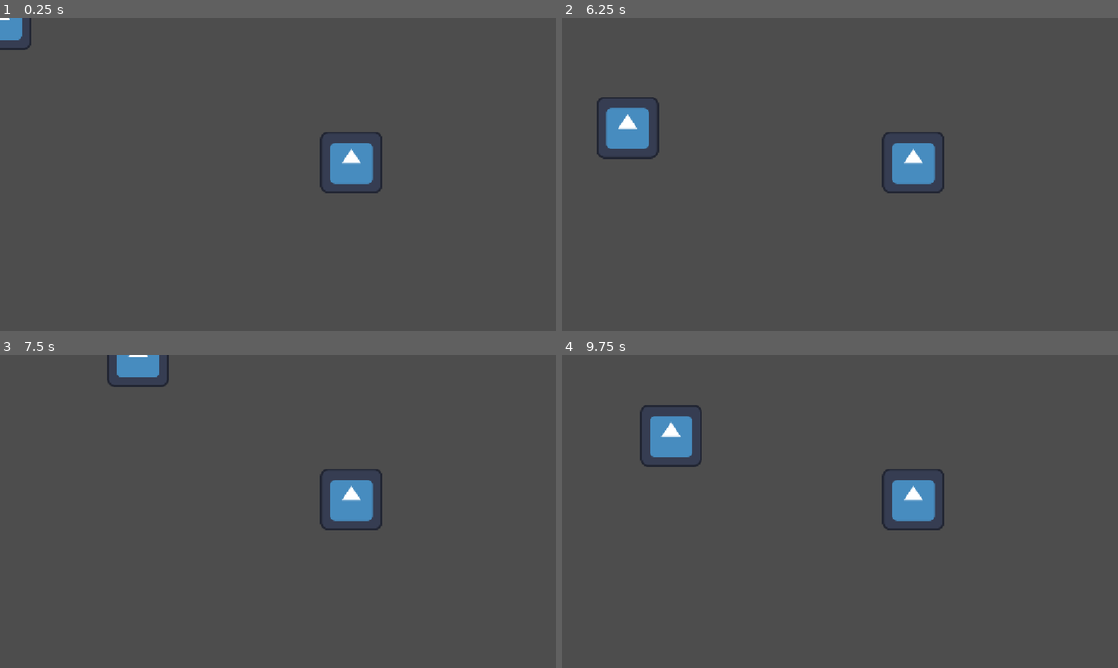
Above: before the commit, frames 1-4 (two rows, left to right).
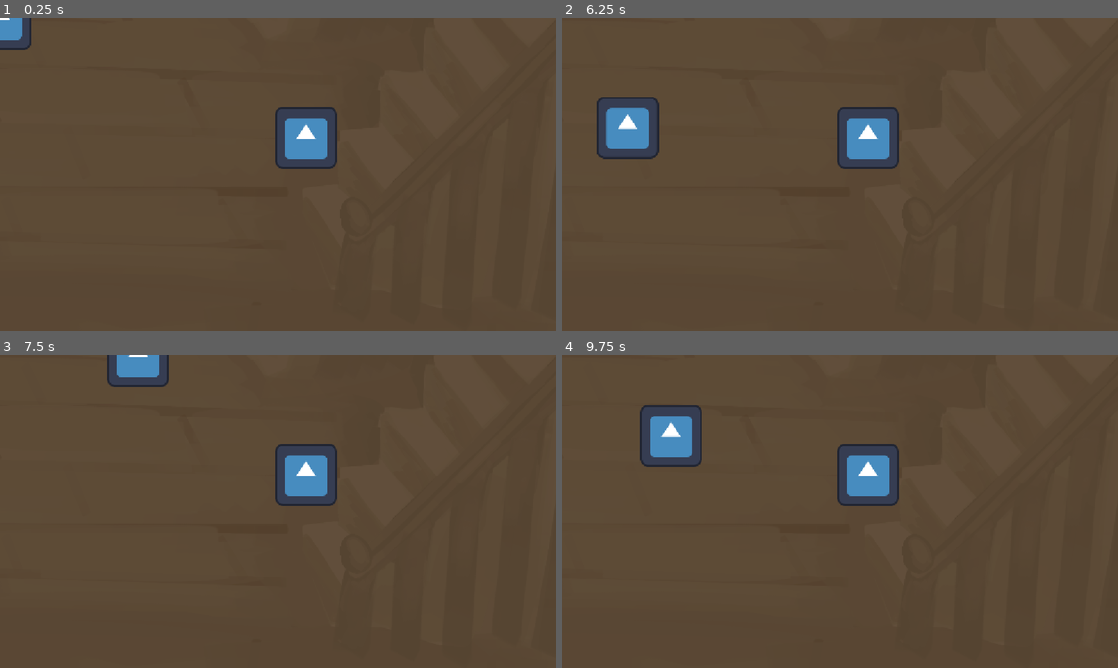
Above: after the commit, the same moments.

Repository: Lochi-dot-JPEG/crux
Game: Godot game, scene res://locations/ship/ship.tscn
Same seed, same stepped clock (60 frames per second), same inputs: the game is played once before the commit and once after it. This scene is started directly instead of the project's main scene. The engine's default icon, where the game draws it, is replaced by a stand-in: a white triangle on a blue panel in a dark square.
Inputs (mouse positions are in pixels of both pictures, inside the frame that each line leads up to):
- Up to frame 1 (0.25 s): no input
- Up to frame 2 (6.25 s): tap Enter at 0.5 s; move the mouse to (962, 158) at 0.52 s; hold D (right) 0.53-1.28 s; tap E (interact) at 0.6, 2.85, 5.1 s; click (962, 158) at 0.67 s; move the mouse to (728, 190) at 1.27 s; hold Down (down) 1.28-2.03 s; tap Alt at 1.35, 3.6, 5.85 s; move the mouse to (895, 105) at 2.02 s; hold D (right) 2.03-2.78 s; tap Shift at 2.1, 4.35 s; move the mouse to (812, 237) at 2.77 s; hold W (up) 2.78-3.53 s; click (812, 237) at 2.92 s; move the mouse to (1006, 221) at 3.52 s; hold A (left) 3.53-5.03 s; move the mouse to (673, 127) at 4.27 s; move the mouse to (867, 174) at 5.02 s; hold Down (down) 5.03-5.78 s; click (867, 174) at 5.17 s; move the mouse to (756, 96) at 5.77 s; hold D (right) from 5.78 s (still down)
- Up to frame 3 (7.5 s): move the mouse to (400, 495) at 6.52 s; release D (right) at 6.53 s; hold W (up) 6.53-7.28 s; tap Shift at 6.6 s; move the mouse to (166, 527) at 7.27 s; hold D (right) from 7.28 s (still down); tap E (interact) at 7.35 s; click (166, 527) at 7.42 s
- Up to frame 4 (9.75 s): move the mouse to (895, 442) at 8.02 s; release D (right) at 8.03 s; hold Down (down) 8.03-8.78 s; tap Alt at 8.1 s; move the mouse to (812, 574) at 8.77 s; hold A (left) 8.78-9.53 s; tap Shift at 8.85 s; move the mouse to (1006, 558) at 9.52 s; hold W (up) from 9.53 s (still down); tap E (interact) at 9.6 s; click (1006, 558) at 9.67 s

The runs differ from the first frame. In frame 1, 48% of the frame differs, in the area x 0-100%, y 0-100%; in frame 2, 48%; in frame 3, 48%; in frame 4, 48%.

Commit message:
added images + z index assigned

Diff:
--- a/locations/ship/ship.tscn
+++ b/locations/ship/ship.tscn
@@ -1,13 +1,84 @@
 [gd_scene format=3 uid="uid://cv57pjnfect3e"]
 
 [ext_resource type="PackedScene" uid="uid://cc6kldh72h875" path="res://entities/player/player.tscn" id="1_86fik"]
+[ext_resource type="Texture2D" uid="uid://1f4ktd4l5qdd" path="res://sprites/ship/boatbase.png" id="1_yq7c6"]
+[ext_resource type="Texture2D" uid="uid://cev2nb24b2c2a" path="res://sprites/ship/boatright.png" id="2_8yuv6"]
 [ext_resource type="PackedScene" uid="uid://bhobs6j062fxk" path="res://entities/npc/npc.tscn" id="2_5674f"]
+[ext_resource type="Texture2D" uid="uid://dtpdsjrm5tpwd" path="res://sprites/ship/boatleft.png" id="3_ec3lk"]
+[ext_resource type="Texture2D" uid="uid://cfurlkvhepgc0" path="res://sprites/ship/boatrstairs.png" id="4_pnw17"]
+[ext_resource type="Texture2D" uid="uid://cw35tf685nl42" path="res://sprites/ship/boatrhand.png" id="7_6apa7"]
+[ext_resource type="Texture2D" uid="uid://svxyi58bv3iv" path="res://sprites/ship/boatrsail.png" id="8_0ti17"]
+[ext_resource type="Texture2D" uid="uid://buhdj38b7w17s" path="res://sprites/ship/boatsalom.png" id="9_1r7i5"]
+[ext_resource type="Texture2D" uid="uid://cy8txyub2p4md" path="res://sprites/ship/boatfront.png" id="10_8yuv6"]
 
 [node name="Ship" type="Node2D" unique_id=1802894920]
+
+[node name="boatbase" type="Parallax2D" parent="." unique_id=496697037]
+modulate = Color(0.9979226, 0.8676202, 0.6891002, 1)
+self_modulate = Color(0.5752728, 0.31179473, 0.07935459, 1)
+z_index = -4096
+
+[node name="Sprite2D" type="Sprite2D" parent="boatbase" unique_id=1282811136]
+texture = ExtResource("1_yq7c6")
+
+[node name="right" type="Parallax2D" parent="." unique_id=1205837665]
+modulate = Color(0.9979226, 0.8676202, 0.6891002, 1)
+self_modulate = Color(0.5752728, 0.31179473, 0.07935459, 1)
+z_index = -4095
+
+[node name="Sprite2D" type="Sprite2D" parent="right" unique_id=1165661088]
+texture = ExtResource("2_8yuv6")
+
+[node name="left" type="Parallax2D" parent="." unique_id=2039394163]
+modulate = Color(0.9979226, 0.8676202, 0.6891002, 1)
+self_modulate = Color(0.5752728, 0.31179473, 0.07935459, 1)
+z_index = -4094
+
+[node name="Sprite2D" type="Sprite2D" parent="left" unique_id=1724008853]
+texture = ExtResource("3_ec3lk")
+
+[node name="stairs" type="Parallax2D" parent="." unique_id=1854108207]
+modulate = Color(0.9979226, 0.8676202, 0.6891002, 1)
+self_modulate = Color(0.5752728, 0.31179473, 0.07935459, 1)
+
+[node name="Sprite2D" type="Sprite2D" parent="stairs" unique_id=638561401]
+texture = ExtResource("4_pnw17")
 
 [node name="Player" parent="." unique_id=1506923292 instance=ExtResource("1_86fik")]
 position = Vector2(1, 2)
 
 [node name="Npc" parent="." unique_id=1131074689 instance=ExtResource("2_5674f")]
-position = Vector2(728, 299)
+position = Vector2(634, 248)
 npcID = 2
+
+[node name="handle" type="Parallax2D" parent="." unique_id=412141692]
+modulate = Color(0.9979226, 0.8676202, 0.6891002, 1)
+self_modulate = Color(0.5752728, 0.31179473, 0.07935459, 1)
+z_index = 4096
+
+[node name="Sprite2D" type="Sprite2D" parent="handle" unique_id=660896414]
+texture = ExtResource("7_6apa7")
+
+[node name="sailsright" type="Parallax2D" parent="." unique_id=839342309]
+modulate = Color(0.9979226, 0.8676202, 0.6891002, 1)
+self_modulate = Color(0.5752728, 0.31179473, 0.07935459, 1)
+z_index = 4096
+
+[node name="Sprite2D" type="Sprite2D" parent="sailsright" unique_id=732963711]
+texture = ExtResource("8_0ti17")
+
+[node name="sailsleft" type="Parallax2D" parent="." unique_id=434296607]
+modulate = Color(0.9979226, 0.8676202, 0.6891002, 1)
+self_modulate = Color(0.5752728, 0.31179473, 0.07935459, 1)
+z_index = 4094
+
+[node name="Sprite2D" type="Sprite2D" parent="sailsleft" unique_id=792159674]
+texture = ExtResource("9_1r7i5")
+
+[node name="front" type="Parallax2D" parent="." unique_id=112616143]
+modulate = Color(0.9979226, 0.8676202, 0.6891002, 1)
+self_modulate = Color(0.5752728, 0.31179473, 0.07935459, 1)
+z_index = 4096
+
+[node name="Sprite2D" type="Sprite2D" parent="front" unique_id=1389571868]
+texture = ExtResource("10_8yuv6")
Binary file added: sprites/ship/boatbase.png
Not shown, added: sprites/ship/boatbase.png.import
Binary file added: sprites/ship/boatfront.png
Not shown, added: sprites/ship/boatfront.png.import
Binary file added: sprites/ship/boatleft.png
Not shown, added: sprites/ship/boatleft.png.import
Binary file added: sprites/ship/boatrhand.png
Not shown, added: sprites/ship/boatrhand.png.import
Binary file added: sprites/ship/boatright.png
Not shown, added: sprites/ship/boatright.png.import
Binary file added: sprites/ship/boatrsail.png
Not shown, added: sprites/ship/boatrsail.png.import
(and 4 more such lines)
